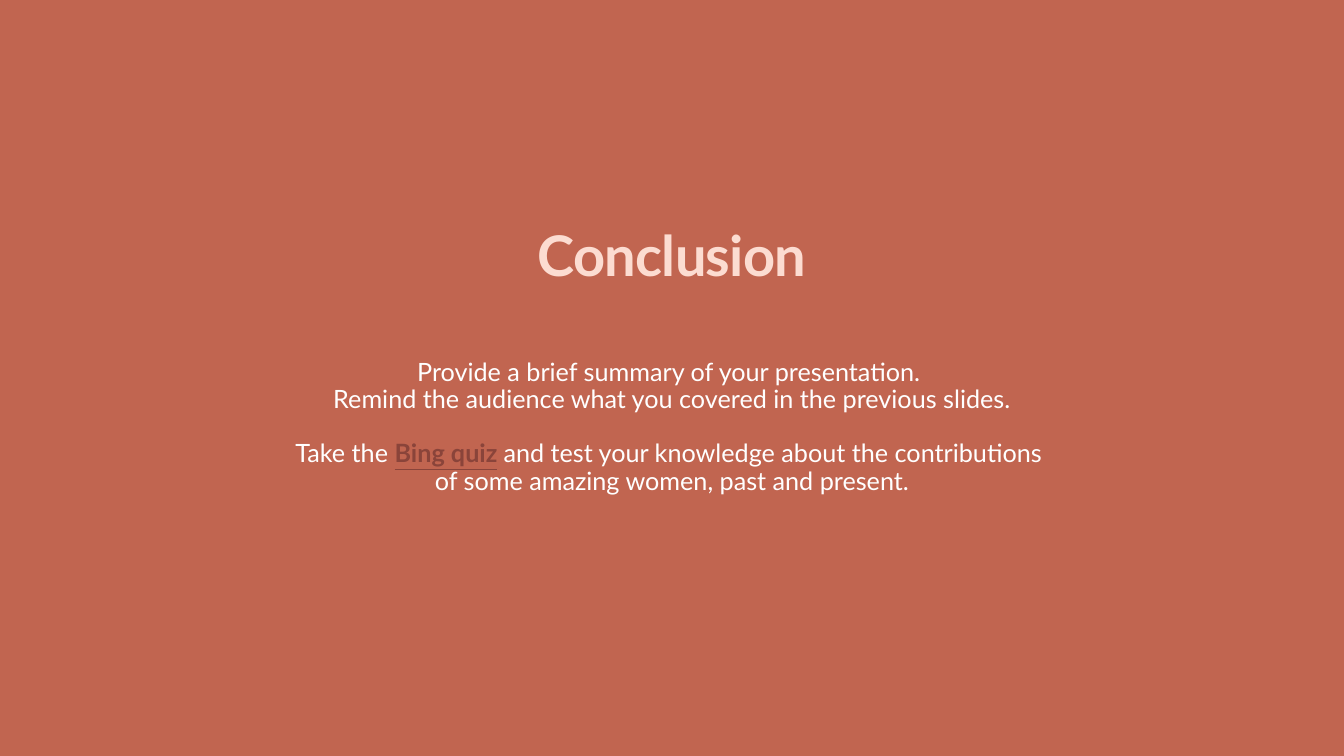
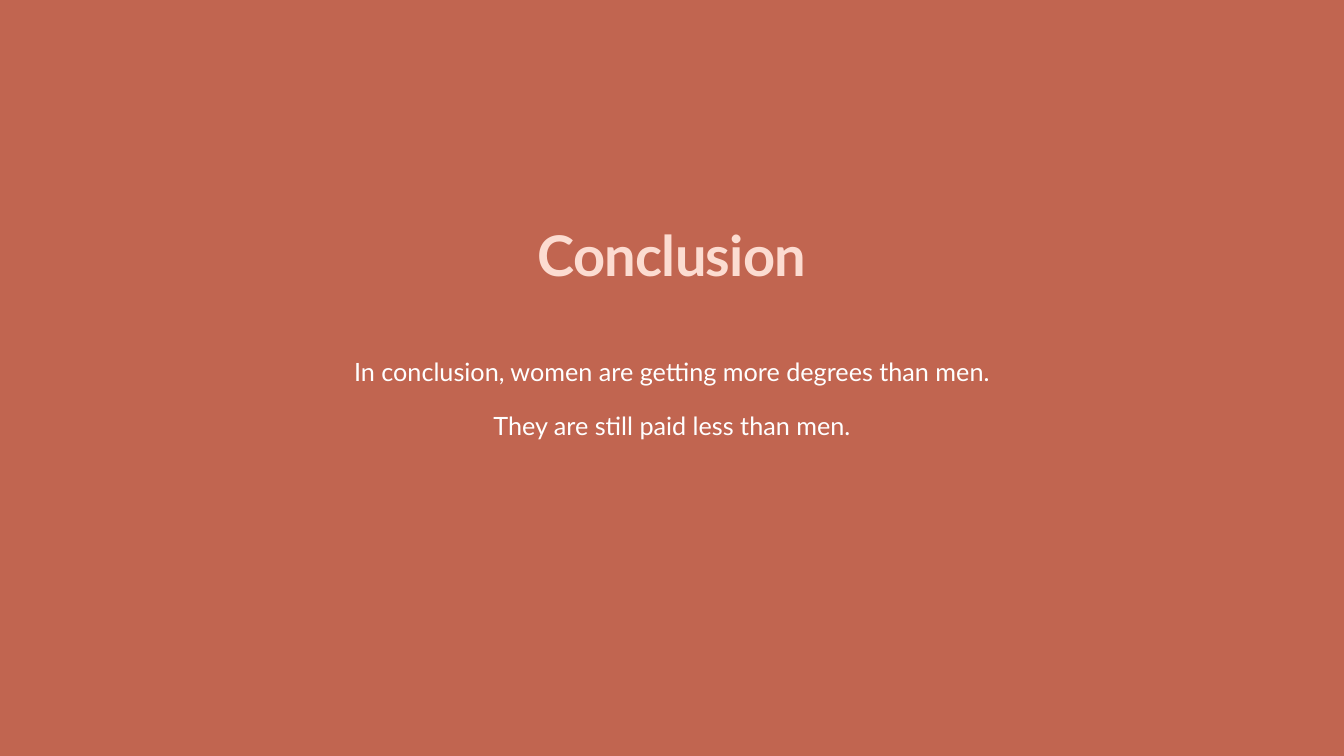
Before and after one commit to brandiehatch/capstone, a slide deck: slide 17 of capstone.pptx (slide 13 before the commit). Drawn at 1344x756 pixels with LibreOffice and Linux fonts; fonts in the diff are those of the drawing; background and template pictures are left out. Boxes give left, top, right and bottom in pixels: in the first picture for what was removed or moved away, otherwise in the second. Text is boxed around its words. In the diff, an @@ line names an element or a change of style, - is before the commit and + after.

```diff
--- a/capstone.pptx
+++ b/capstone.pptx
@@ text at (x1=354, y1=362, x2=989, y2=440): text changed @@
-Provide a brief summary of your presentation.
-Remind the audience what you covered in the previous slides.
-Take the Bing quiz and test your knowledge about the contributions
-of some amazing women, past and present.
+In conclusion, women are getting more degrees than men.
+They are still paid less than men.
```
Also in this commit, not shown: 2 other slides changed, 10 slides added, 6 slides removed, 12 other files.
